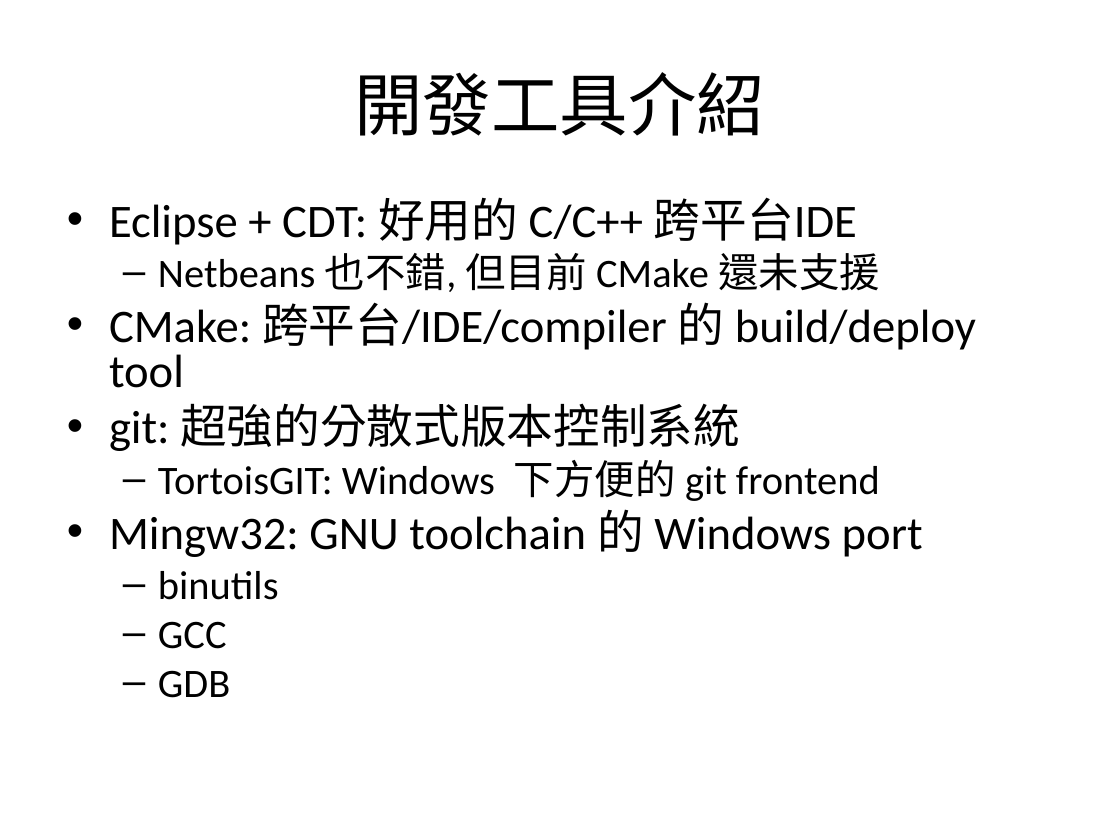
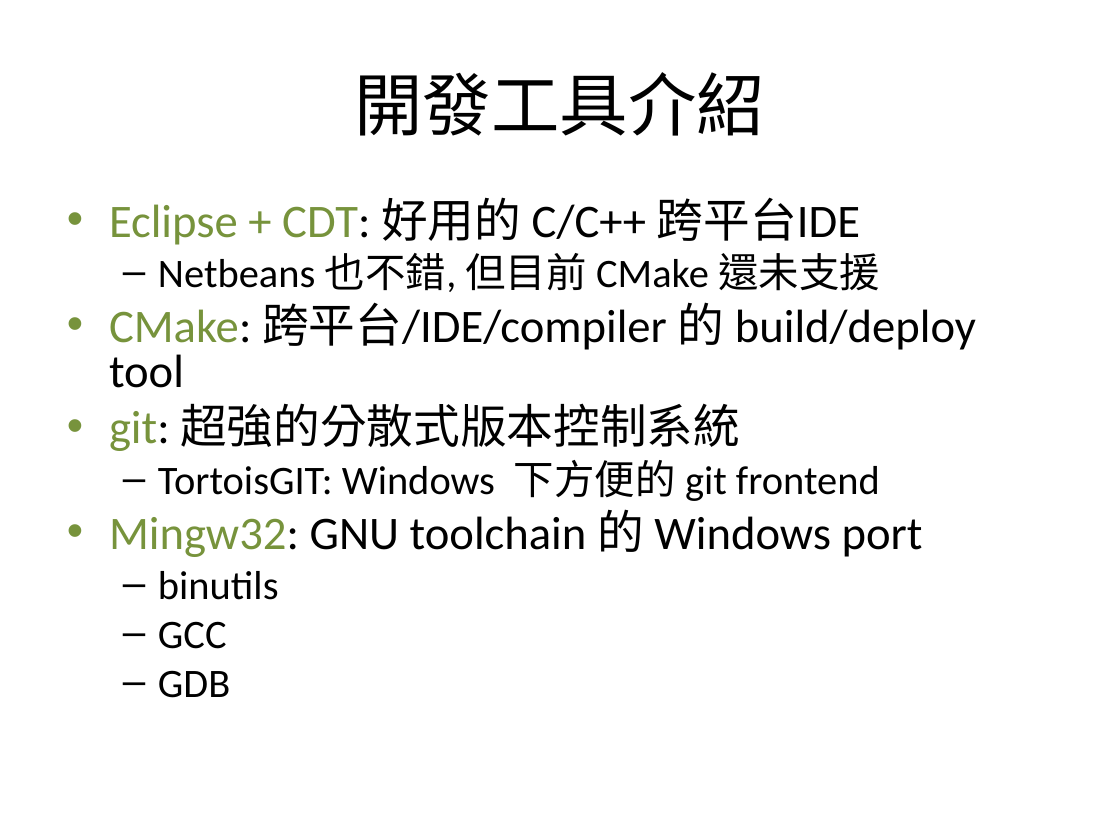
Before and after one commit to jayska/Programming, a slide deck: slide 9 of Slides/ProgFun.ppt. Drawn at 1120x840 pixels with LibreOffice and Linux fonts; fonts in the diff are those of the drawing. Boxes give left, top, right and bottom in pixels: in the first picture for what was removed or moved away, otherwise in the second. Text is boxed around its words. In the diff, an @@ line names an element or a change of style, - is before the commit and + after.

```diff
--- a/Slides/ProgFun.ppt
+++ b/Slides/ProgFun.ppt
@@ text at [109,197,976,557]: text colour #000000 to #77933C in "Eclipse + CDT:", "CMake:", "git:", "Mingw32:"; bullet colour #000000 to #77933C @@
```
Also in this commit, not shown: 6 other slides changed, 16 slides added, 2 slides removed.
